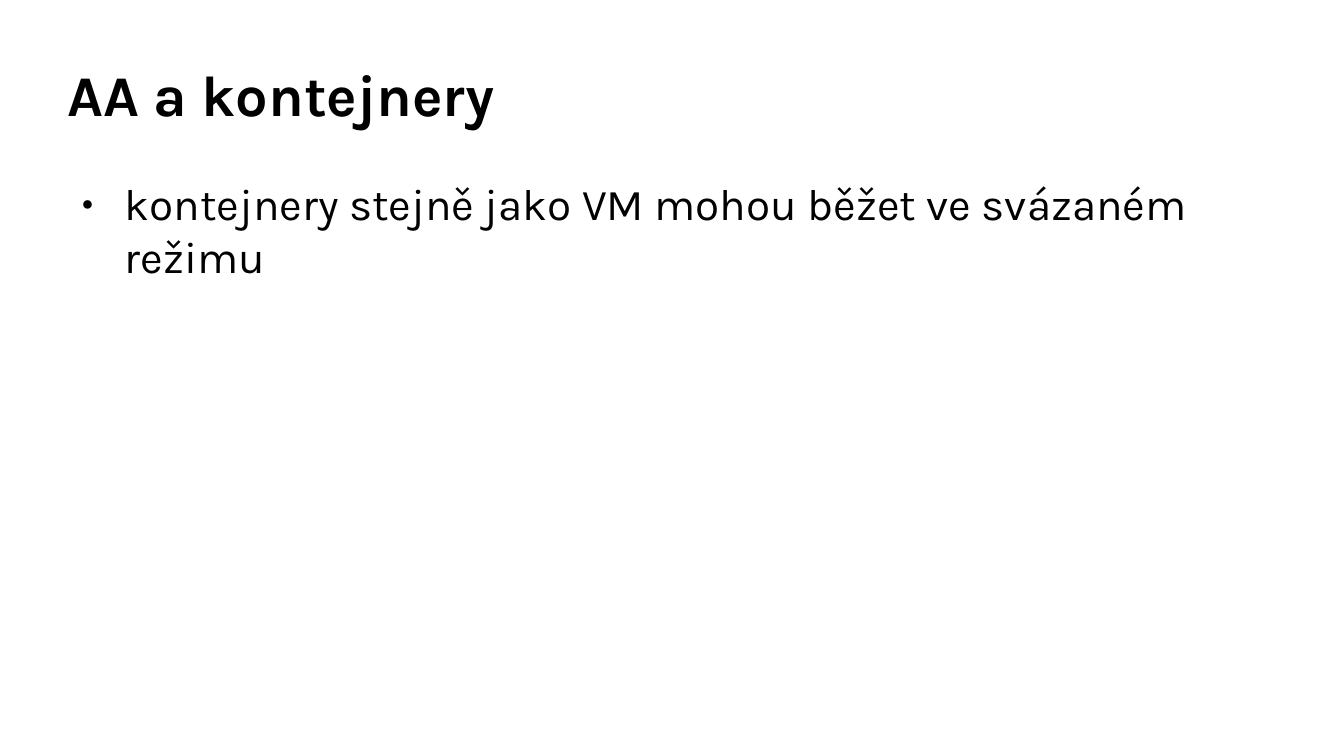
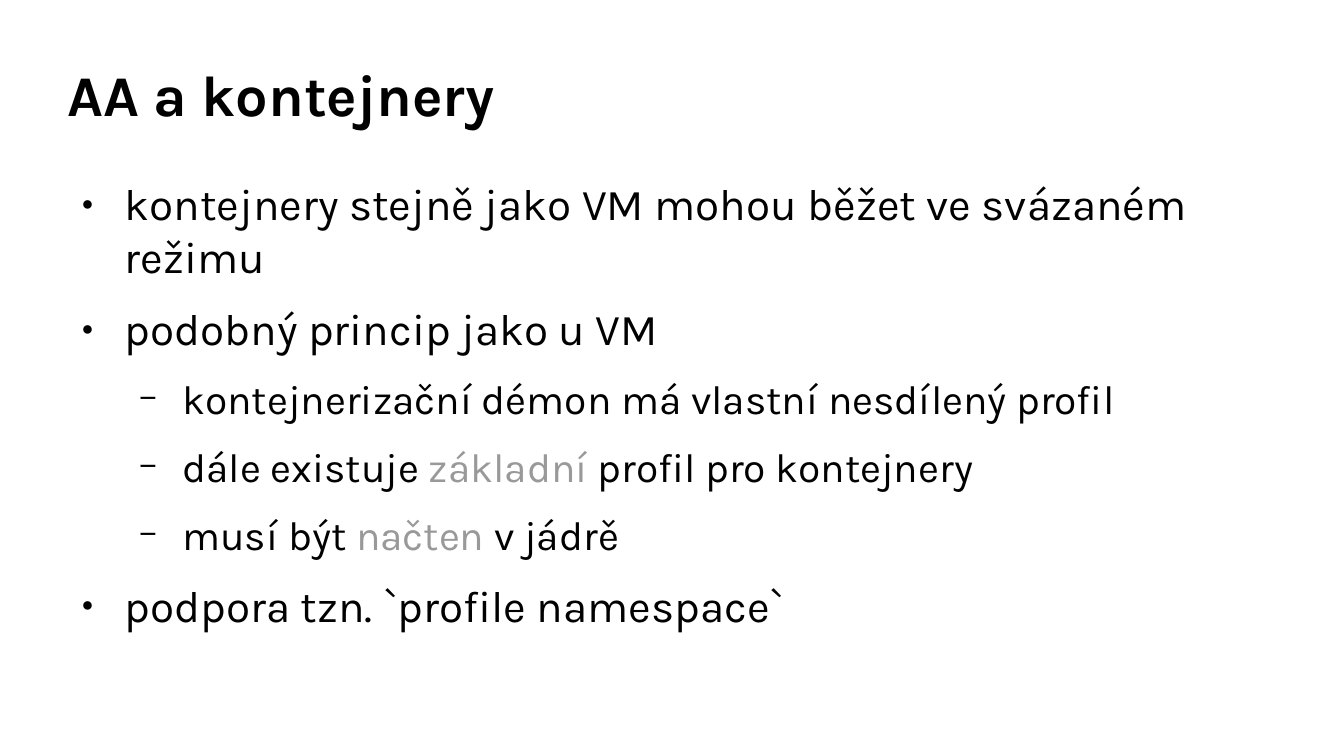
Before and after one commit to djz88/docs, a slide deck: slide 28 of apparmor/apparmor_openalt2017_extended.odp. Drawn at 1344x756 pixels with LibreOffice and Linux fonts; fonts in the diff are those of the drawing; background and template pictures are left out. Boxes give left, top, right and bottom in pixels: in the first picture for what was removed or moved away, otherwise in the second. Text is boxed around its words. In the diff, an @@ line names an element or a change of style, - is before the commit and + after.

```diff
--- a/apparmor/apparmor_openalt2017_extended.odp
+++ b/apparmor/apparmor_openalt2017_extended.odp
@@ text at [125,311,1114,633]: paragraphs added @@
+● podobný princip jako u VM
+  − kontejnerizační démon má vlastní nesdílený profil
+  − dále existuje základní profil pro kontejnery
+  − musí být načten v jádrě
+● podpora tzn. `profile namespace`
```
Also in this commit, not shown: 1 other slide changed, 3 slides added, 1 slide removed.
